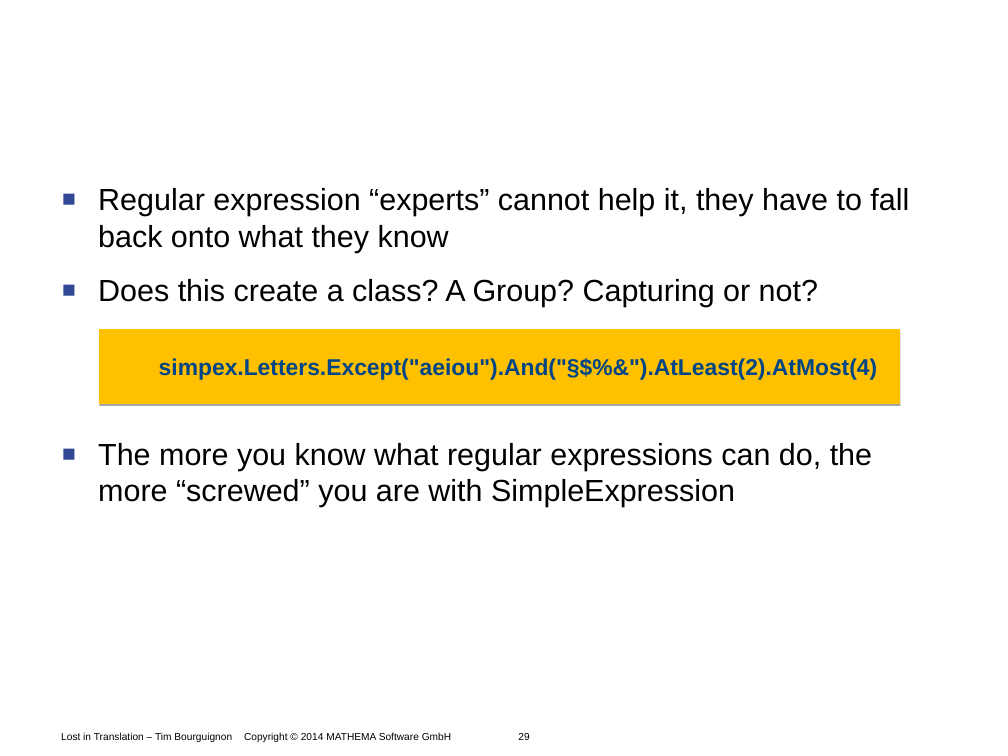
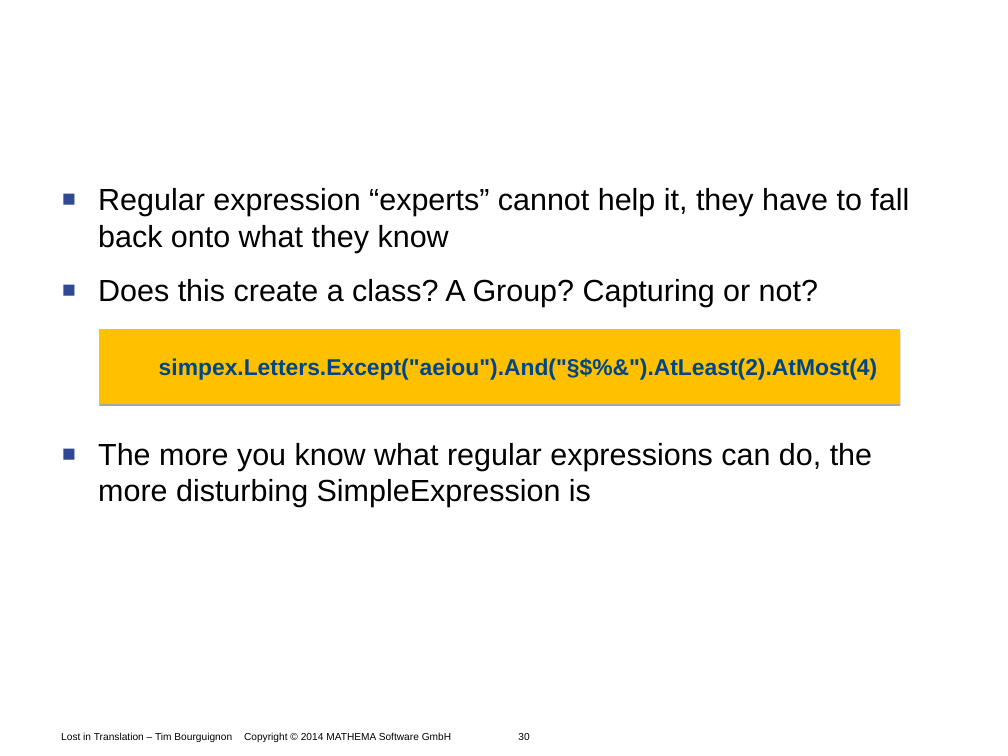
Before and after one commit to Timothep/Talk.LostInTranslation, a slide deck: slide 30 of LostInTranslation.odp (slide 29 before the commit). Drawn at 1008x756 pixels with LibreOffice and Linux fonts; fonts in the diff are those of the drawing; background and template pictures are left out. Boxes give left, top, right and bottom in pixels: in the first picture for what was removed or moved away, otherwise in the second. Text is boxed around its words. In the diff, an @@ line names an element or a change of style, - is before the commit and + after.

```diff
--- a/LostInTranslation.odp
+++ b/LostInTranslation.odp
@@ text at (98,443,872,507): text changed @@
-■ The more you know what regular expressions can do, the more “screwed” you are with SimpleExpression
+■ The more you know what regular expressions can do, the more disturbing SimpleExpression is
@@ text at (61,732,529,742): text changed @@
-Lost in Translation – Tim Bourguignon Copyright © 2014 MATHEMA Software GmbH 29
+Lost in Translation – Tim Bourguignon Copyright © 2014 MATHEMA Software GmbH 30
```
Also in this commit, not shown: 25 other slides changed, 5 slides added, 4 slides removed.
